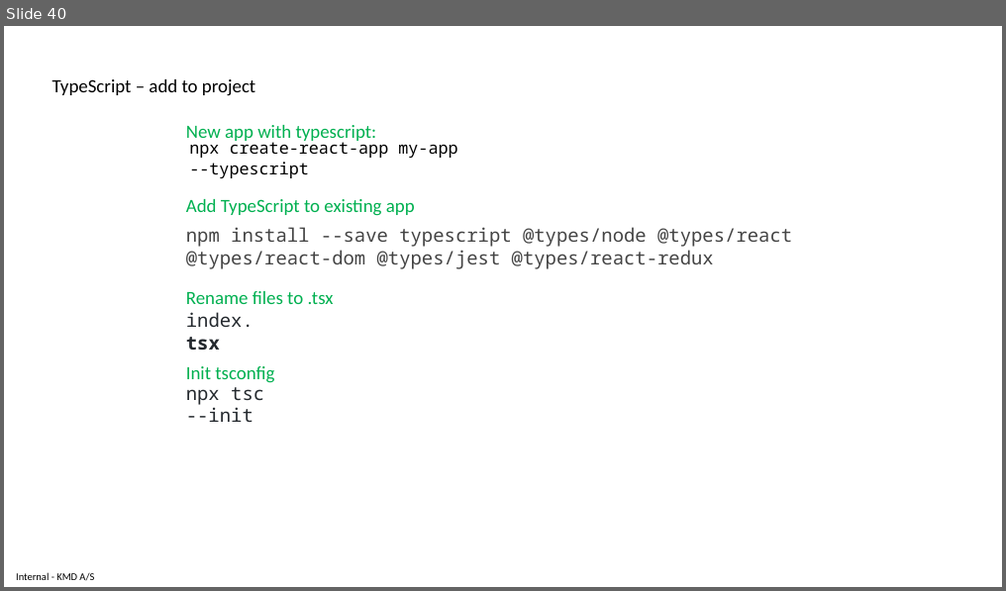
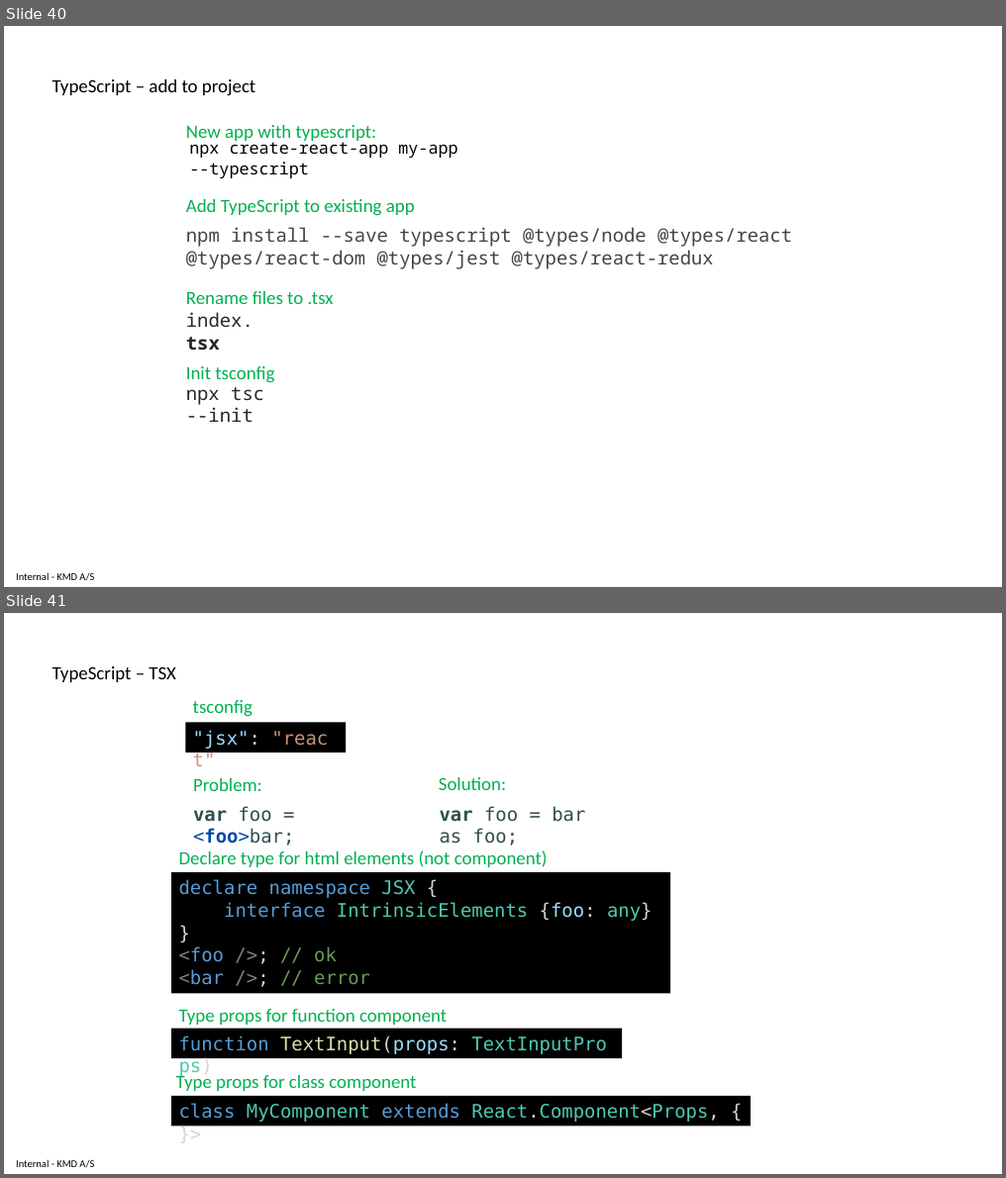
Before and after one commit to delprzemo/reactjs-starter, a slide deck: tutorial/ReactjsTraining.pptx. Shown one above the other, each under a label of ours: slide 40 before the commit, slides 40 and 41 after it. The pictures are 1006x591 and 1006x1178 pixels, drawn with LibreOffice and Linux fonts; fonts in the diff are those of the drawing. Boxes give left, top, right and bottom in pixels: in the first picture for what was removed or moved away, otherwise in the second. Text is boxed around its words. In the diff, an @@ line names an element or a change of style, - is before the commit and + after.

Commit message:
Exercise 29: tsx - type TextInput

```diff
--- a/tutorial/ReactjsTraining.pptx
+++ b/tutorial/ReactjsTraining.pptx
@@ slide 41 added at <box>4,613,1002,1174</box>, background #FFFFFF; not listed: 1 template element that a slide beside it also shows @@
@@ text added at <box>53,666,175,682</box>, 18 pt, text #000000 @@
+TypeScript – TSX
@@ text added at <box>193,700,252,717</box>, 18 pt, text #00B050 @@
+tsconfig
@@ rectangle added at <box>185,722,346,753</box>, fill #000000, 18 pt, text #CE9178 @@
+"jsx": "react"
@@ text added at <box>193,778,262,791</box>, 18 pt, text #00B050 @@
+Problem:
@@ text added at <box>439,777,506,790</box>, 18 pt, text #00B050 @@
+Solution:
@@ text added at <box>193,806,294,846</box>, 18 pt, text #2F4F4F @@
+var foo = <foo>bar;
@@ text added at <box>440,806,585,846</box>, 18 pt, text #2F4F4F @@
+var foo = bar as foo;
@@ rectangle added at <box>171,872,671,994</box>, fill #000000, 18 pt, text #569CD6 @@
+declare namespace JSX {
+interface IntrinsicElements {foo: any}
+}
+<foo />; // ok
+<bar />; // error
@@ text added at <box>179,851,548,867</box>, 18 pt, text #00B050 @@
+Declare type for html elements (not component)
@@ text added at <box>179,1009,447,1025</box>, 18 pt, text #00B050 @@
+Type props for function component
@@ rectangle added at <box>171,1029,623,1059</box>, fill #000000, 18 pt, text #4EC9B0 @@
+function TextInput(props: TextInputProps)
@@ text added at <box>176,1073,416,1091</box>, 18 pt, text #00B050 @@
+Type props for class component
@@ rectangle added at <box>171,1096,750,1126</box>, fill #000000, 18 pt, text #4EC9B0 @@
+class MyComponent extends React.Component<Props, {}>
```
Also in this commit, not shown: 1 other file.
